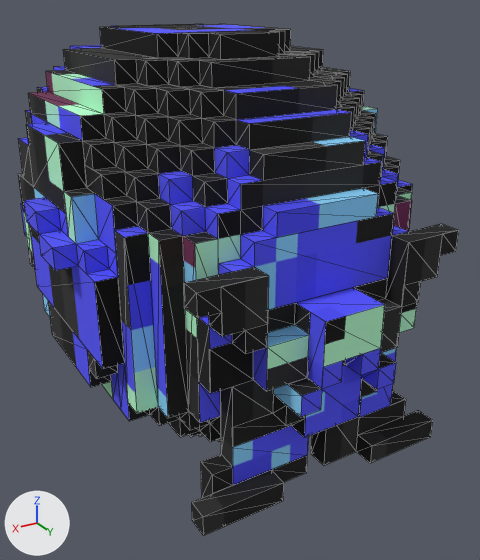
Renders of the glTF model new/exchange_blender/asset_gltfs/Assets/black durag/blue/black durag_lazer light.gltf from each side of a commit.
The view is the same before and after, from a camera (50 mm lens) standing at (16.1, 29.4, 5.5) and looking at (-1.7, -0.1, -9.2). Every picture has the same lights, and +X, +Y and +Z are marked at lower left. Mesh edges are drawn as thin lines. Vertices at the same position are counted once.

The first picture shows 'C18_H_Durag_Skydiving_VRGg-Mesh'.
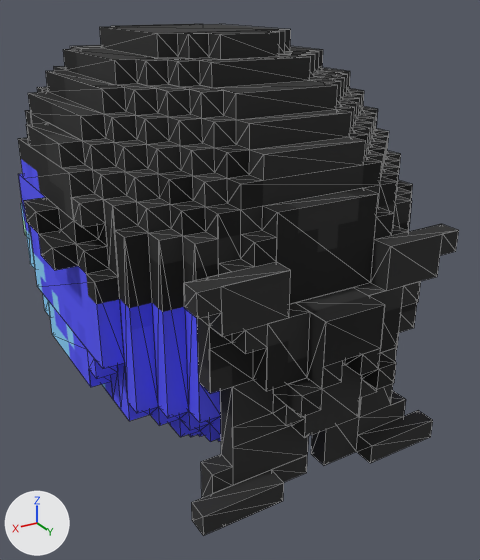
Changed parts and their boxes (x1, y1, x2, y2) in the pictures (480 x 560 px; the box of a moved part takes in the faces that stretch with it):
part 1 of me_c18_h_durag_skydiving_vrgg_mesh, moved or reshaped: (18, 109, 457, 391) in both
part 2 of me_c18_h_durag_skydiving_vrgg_mesh, surface changed: (18, 24, 459, 508) in both

The change, as a diff of the scene's bpy script:
```diff
--- a/new/exchange_blender/asset_gltfs/Assets/black durag/blue/black durag_lazer light.gltf.py
+++ b/new/exchange_blender/asset_gltfs/Assets/black durag/blue/black durag_lazer light.gltf.py
@@ me_c18_h_durag_skydiving_vrgg_mesh @@
 # used by ob_c18_h_durag_skydiving_vrgg_mesh; location = (0.0, 0.0, 0.0); scale = (-1.0, 1.0, 1.0)
-me_c18_h_durag_skydiving_vrgg_mesh.from_pydata(...)  # 981 vertices, 1558 faces; spans x -9.5..9.5, y -17.5..11.5, z -15.0..4.0
+me_c18_h_durag_skydiving_vrgg_mesh.from_pydata(...)  # 990 vertices, 1582 faces; spans x -9.5..9.5, y -17.5..11.5, z -15.0..4.0
+# me_c18_h_durag_skydiving_vrgg_mesh part 1
+# 15 vertices are removed from x -8.5..7.5, y -2.5..10.5, z -7.0..-2.0
+# 60 faces are deleted
+# 4 vertices are added at (2.5, 10.5, -4.0), (-2.5, 10.5, -4.0), (7.5, 2.5, -1.0), (8.5, 2.5, -1.0)
+# 8 new vertices lie (0.0, 0.0, 1.0) away from vertices in x -8.5..8.5, y 2.5..4.5, z -4.0..-2.0
+# 6 new vertices lie (-1.0, 0.0, 0.0) away from vertices in x -7.5..3.5, y 2.5..10.5, z -6.0..-1.0
+# 6 new vertices lie (1.0, 0.0, 0.0) away from vertices in x -3.5..7.5, y 3.5..10.5, z -6.0..-1.0
+# 84 new faces join them
+# me_c18_h_durag_skydiving_vrgg_mesh part 2: 1486 kept faces spanning x -9.5..9.5, y -17.5..11.5, z -15.0..4.0 get new texture (UV) coordinates
 me_c18_h_durag_skydiving_vrgg_mesh.materials.append(mat_c18_h_durag_skydiving_vrgg_material)
```
